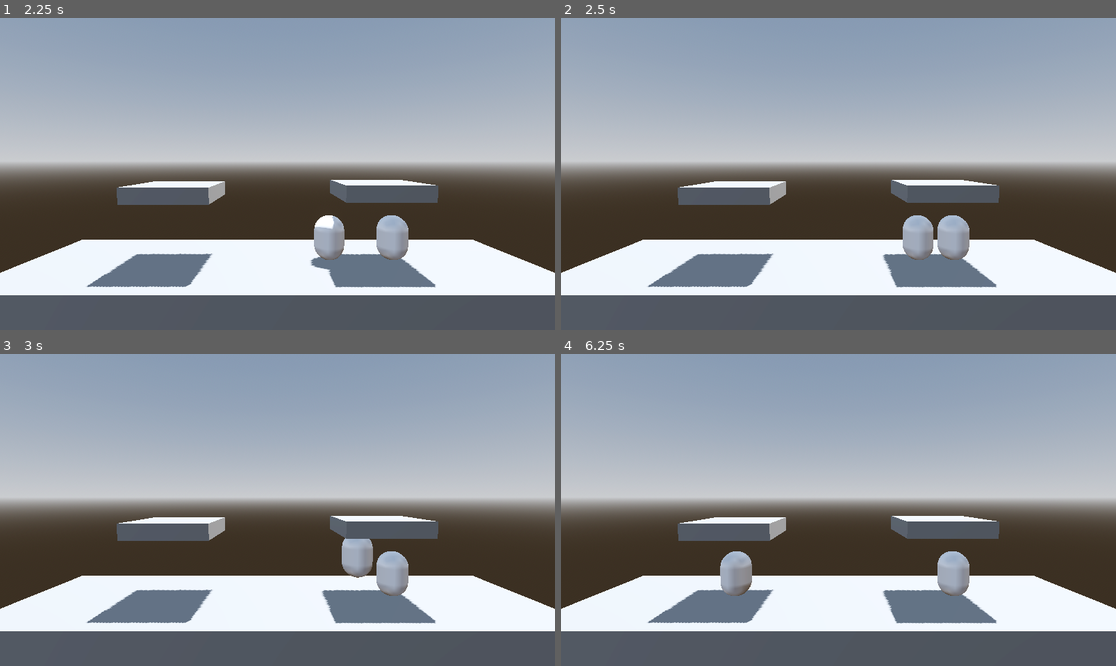
Above: before the commit, frames 1-4 (two rows, left to right).
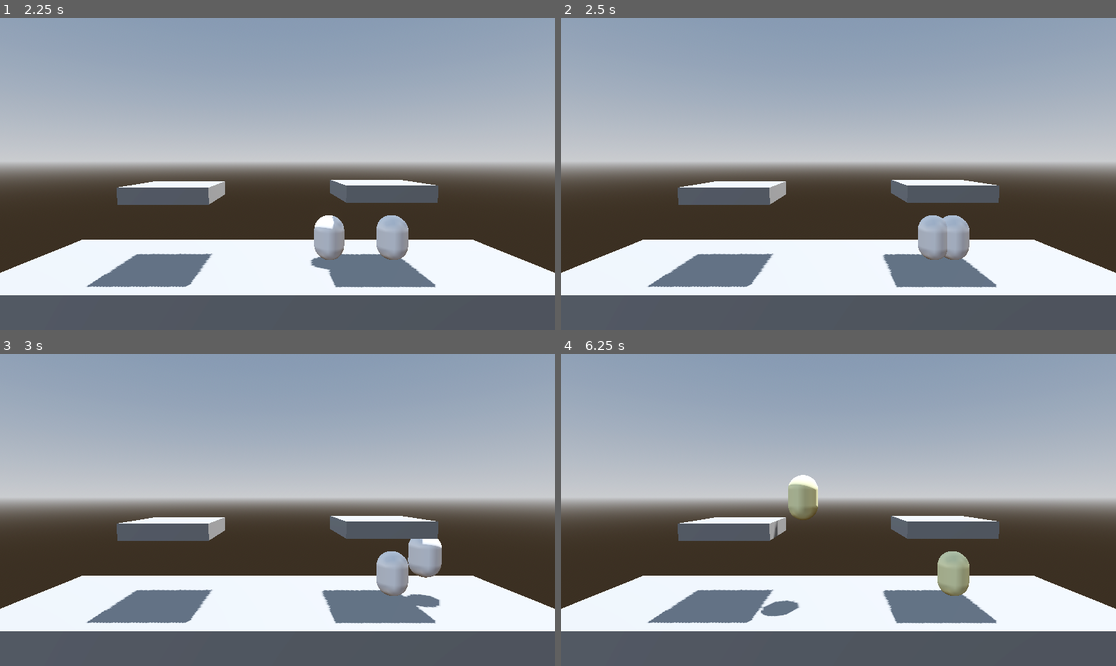
Above: after the commit, the same moments.

Repository: Rubix334/ArenaFighter
Game: Godot game, scene res://Arena.tscn
The game is run twice, just before and just after one commit, with the same random seed, the same clock (stepped at 60 frames per second) and the same inputs.
Inputs:
- Up to frame 1 (2.25 s): hold D (P1Right) 0.53-1.28 s; tap E (P1Attack) at 0.6, 1.35, 2.1 s; hold S (P1Down) 1.28-2.03 s; tap Enter at 2 s; hold D (P1Right) from 2.03 s (still down)
- Up to frame 2 (2.5 s): keep holding D (P1Right)
- Up to frame 3 (3 s): release D (P1Right) at 2.78 s; hold W (P1Up) from 2.78 s (still down); tap E (P1Attack) at 2.85 s
- Up to frame 4 (6.25 s): release W (P1Up) at 3.53 s; hold A (P1Left) 3.53-5.03 s; tap E (P1Attack) every 0.75 s from 3.6 to 5.85 s; hold S (P1Down) 5.03-5.78 s; hold D (P1Right) from 5.78 s (still down)

Frame 1 is identical in both runs. In frame 2, 0.7% of the frame differs, in the area x 61-70%, y 63-78%; in frame 3, 1.5%; in frame 4, 2.2%, in the area x 28-74%, y 38-85%.

Commit message:
slight change in print statement

Diff:
--- a/arena-fighter/Arena.tscn
+++ b/arena-fighter/Arena.tscn
@@ -78,6 +78,7 @@
 move_left = "P2Left"
 move_right = "P2Right"
 jump = "P2Up"
+down = "P2Down"
 attack = "P2Attack"
 
 [node name="Node3D" type="Node3D" unique_id=354631926]
@@ -93,16 +94,21 @@
 [node name="Ground" type="CSGBox3D" parent="." unique_id=1472766167]
 transform = Transform3D(1, 0, 0, 0, 1, 0, 0, 0, 1, 0, -2.3472939, 0)
 use_collision = true
+collision_layer = 3
+collision_mask = 3
 size = Vector3(100, 15, 30)
 
 [node name="Platform1" type="CSGBox3D" parent="." unique_id=2024196702]
 transform = Transform3D(1, 1.4901161e-08, -2.2351742e-08, -1.4901161e-08, 1, 0, 4.0978193e-08, 2.9802322e-08, 1, -20, 19.153961, 0)
-use_collision = true
+collision_layer = 3
+collision_mask = 3
 size = Vector3(16, 3, 15)
 script = ExtResource("1_u45fm")
 
 [node name="Platform2" type="CSGBox3D" parent="." unique_id=768757652]
 transform = Transform3D(1, 2.9802322e-08, -4.4703484e-08, -2.9802322e-08, 1, 3.330669e-16, 8.195639e-08, 5.9604645e-08, 1, 20, 19.5, 0)
+collision_layer = 3
+collision_mask = 3
 size = Vector3(16, 3, 15)
 script = ExtResource("1_u45fm")
 
@@ -138,6 +144,8 @@
 
 [node name="Player2" type="CharacterBody3D" parent="." unique_id=1665172743 groups=["player"]]
 transform = Transform3D(1, 0, 0, 0, 1, 0, 0, 0, 1, 23.207645, 9.708937, 0)
+collision_layer = 2
+collision_mask = 2
 axis_lock_linear_z = true
 script = ExtResource("4_ml6qp")
 controls = SubResource("Resource_tu31c")
--- a/arena-fighter/Players/player.gd
+++ b/arena-fighter/Players/player.gd
@@ -65,4 +65,4 @@
 	if Input.is_action_just_released(controls.attack):
 		var damage = 5 + holdTime
 		holdTime = 0.0
-		print("damage dealt: " + str(damage))
+		print(name + " damage dealt: " + str(damage))
